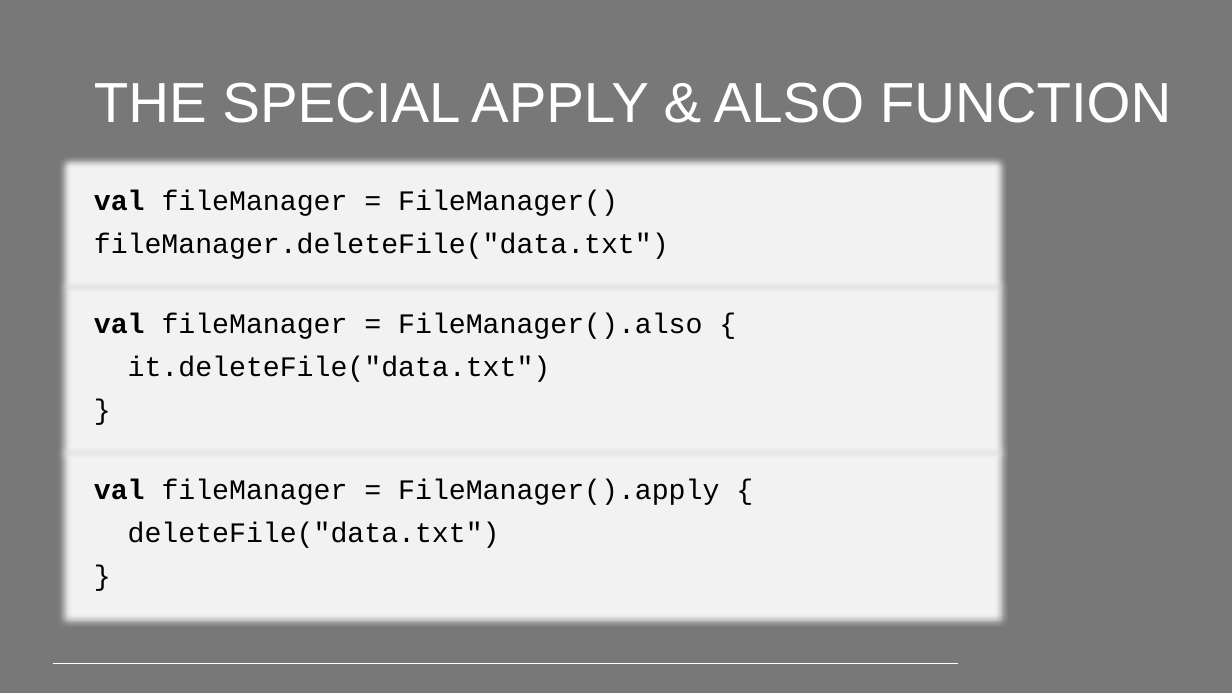
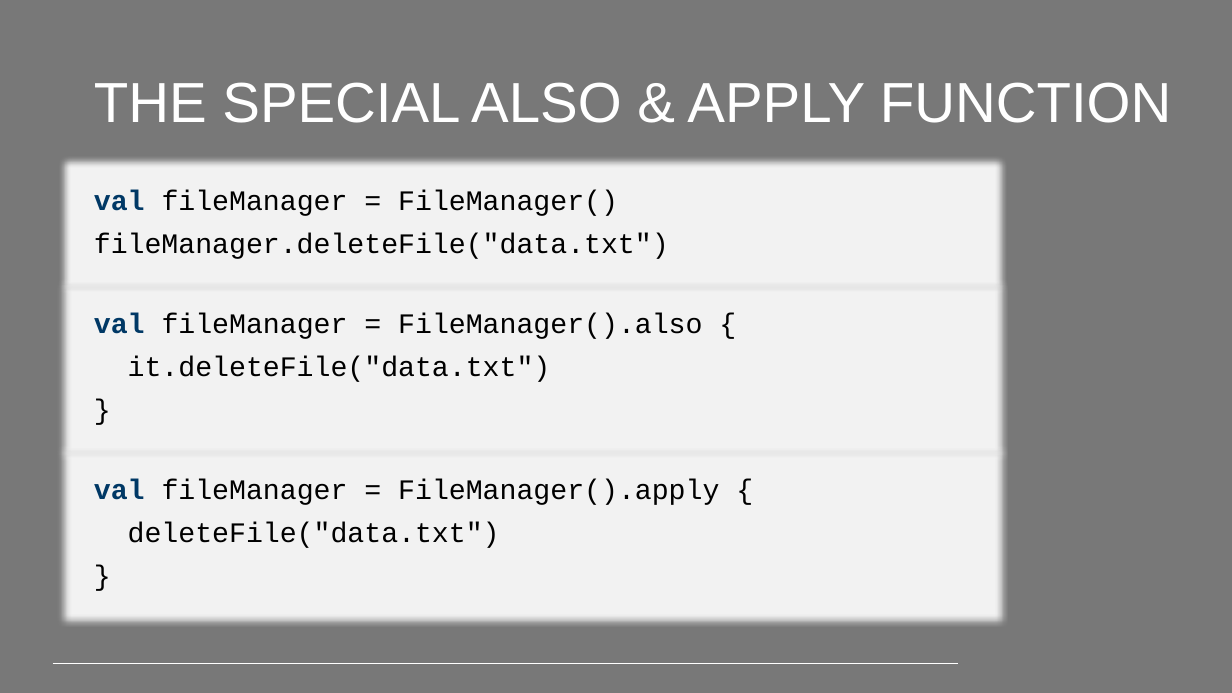
Before and after one commit to PeppeL-G/course-material, a slide deck: slide 22 of src/lectures/kotlin/kotlin.pptx (slide 20 before the commit). Drawn at 1232x693 pixels with LibreOffice and Linux fonts; fonts in the diff are those of the drawing; background and template pictures are left out. Boxes give left, top, right and bottom in pixels: in the first picture for what was removed or moved away, otherwise in the second. Text is boxed around its words. In the diff, an @@ line names an element or a change of style, - is before the commit and + after.

```diff
--- a/src/lectures/kotlin/kotlin.pptx
+++ b/src/lectures/kotlin/kotlin.pptx
@@ title at (94,82,1171,123): text changed @@
-THE SPECIAL APPLY & ALSO FUNCTION
+THE SPECIAL ALSO & APPLY FUNCTION
@@ text at (94,190,618,216): text colour #000000 to #003865 in "val" @@
@@ text at (94,313,702,339): text colour #000000 to #003865 in "val" @@
@@ text at (94,479,719,505): text colour #000000 to #003865 in "val" @@
```
Also in this commit, not shown: 20 other slides changed, 2 slides added, 3 other files.
